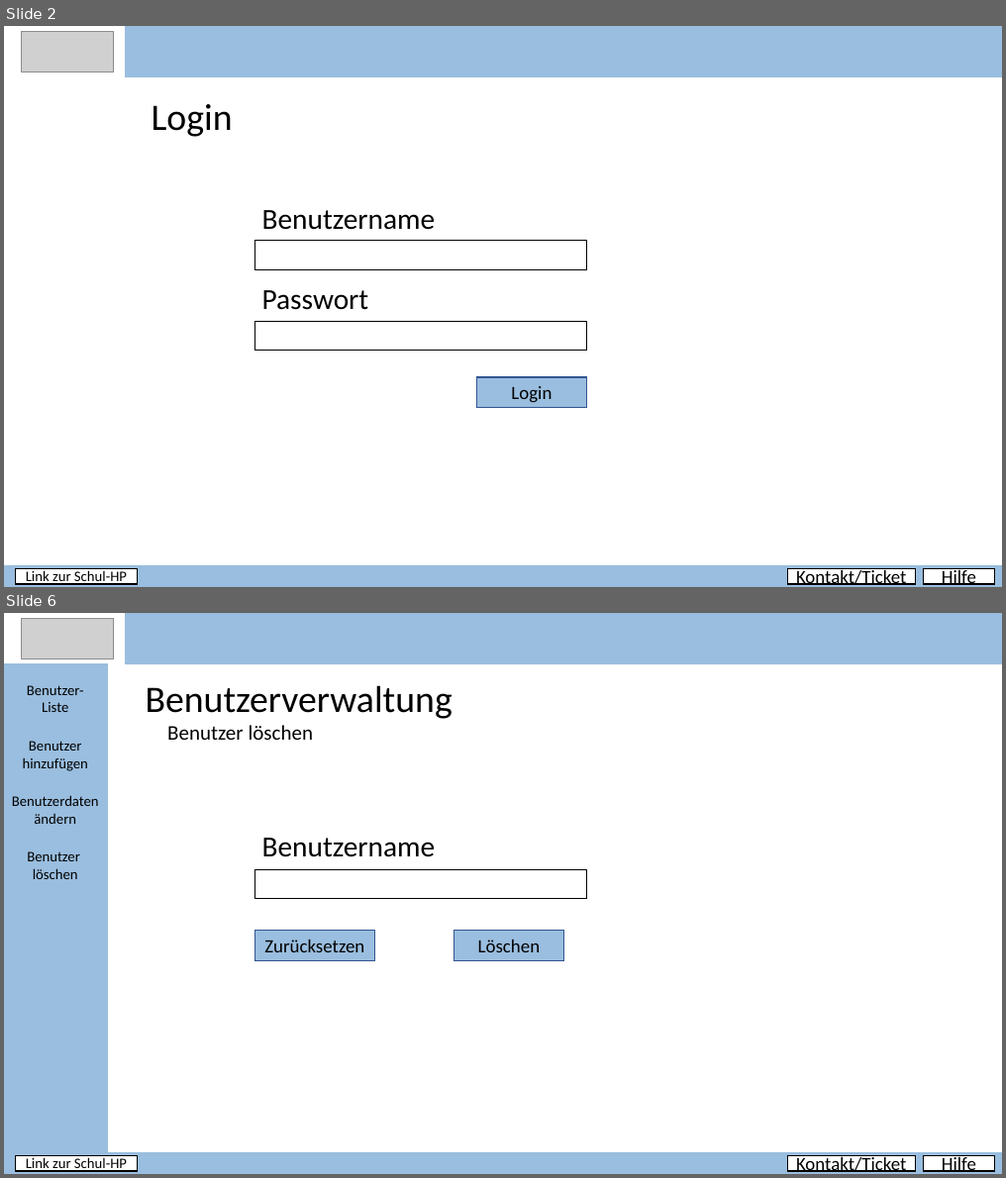
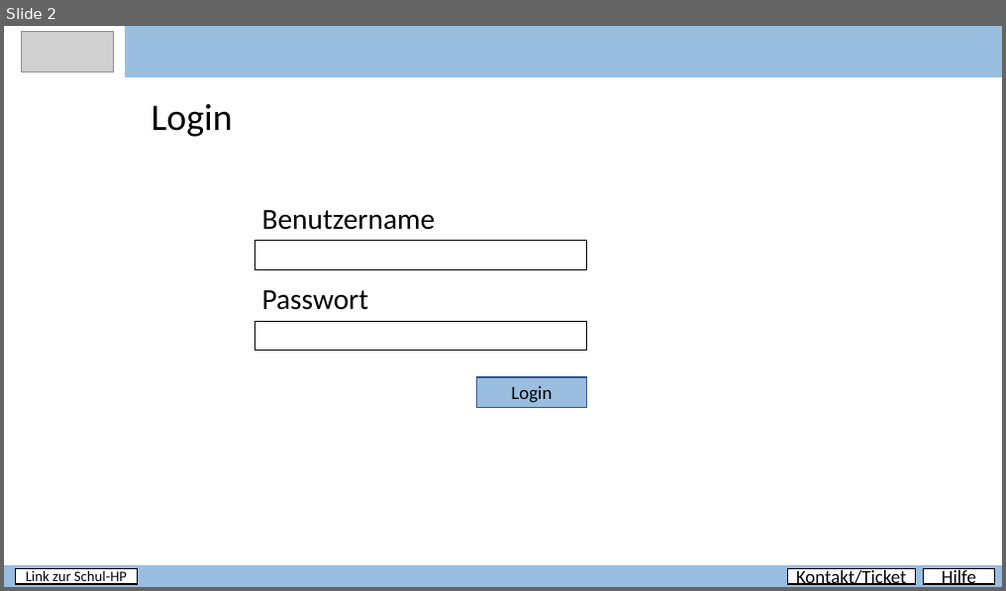
Before and after one commit to PapAnte/g2schoolproject, a slide deck: Layout.pptx. Shown one above the other, each under a label of ours: slides 2 and 6 before the commit, slide 2 after it; the slides between them are not shown. The pictures are 1006x1178 and 1006x591 pixels, drawn with LibreOffice and Linux fonts; fonts in the diff are those of the drawing; grey boxes stand for pictures. Boxes give left, top, right and bottom in pixels: in the first picture for what was removed or moved away, otherwise in the second. Text is boxed around its words. In the diff, an @@ line names an element or a change of style, - is before the commit and + after.

```diff
--- a/Layout.pptx
+++ b/Layout.pptx
@@ slide 6 removed at (4,613,1002,1174), background #FFFFFF @@
@@ picture removed at (21,618,114,659) @@
@@ rectangle removed at (126,613,1002,663) @@
@@ rectangle removed at (4,663,107,1153) @@
@@ text removed at (27,685,84,712) @@
-Benutzer-
-Liste
@@ text removed at (146,685,452,719) @@
-Benutzerverwaltung
@@ text removed at (167,725,314,740) @@
-Benutzer löschen
@@ text removed at (23,741,88,771) @@
-Benutzer hinzufügen
@@ text removed at (12,795,99,824) @@
-Benutzerdaten ändern
@@ text removed at (262,838,436,858) @@
-Benutzername
@@ text removed at (27,852,80,879) @@
-Benutzer
-löschen
@@ rectangle removed at (254,869,586,899) @@
@@ rectangle removed at (254,931,375,961) @@
-Zurücksetzen
@@ rectangle removed at (453,931,563,961) @@
-Löschen
@@ rectangle removed at (4,1153,1002,1174) @@
@@ rectangle removed at (15,1156,138,1171) @@
-Link zur Schul-HP
@@ rectangle removed at (788,1156,916,1171) @@
-Kontakt/Ticket
@@ rectangle removed at (924,1156,994,1171) @@
-Hilfe
```
Also in this commit, not shown: 7 slides changed, 9 slides added.
